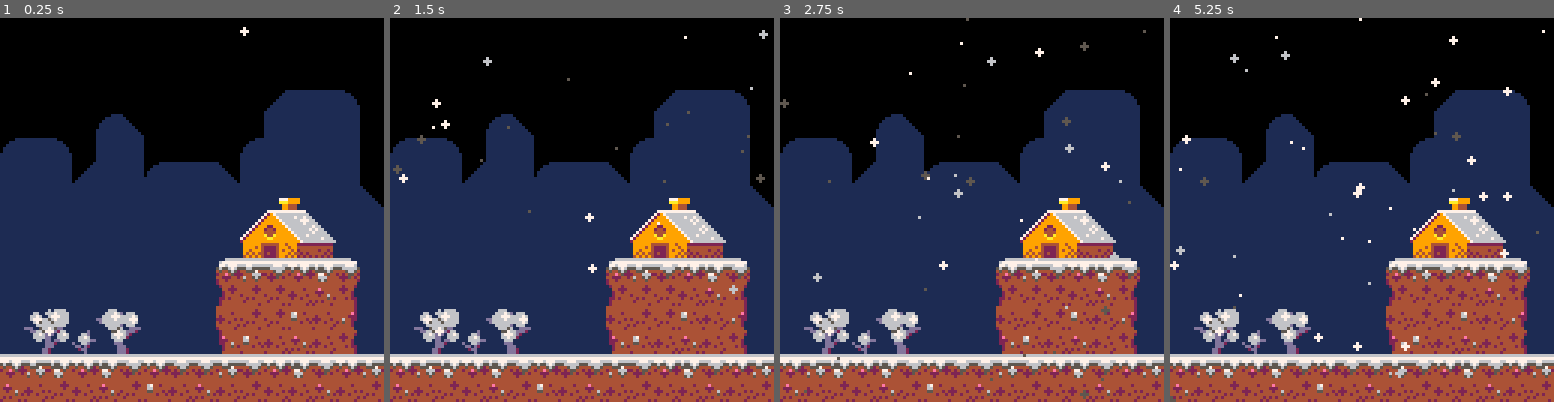
Above: before the commit, frames 1-4 (left to right).
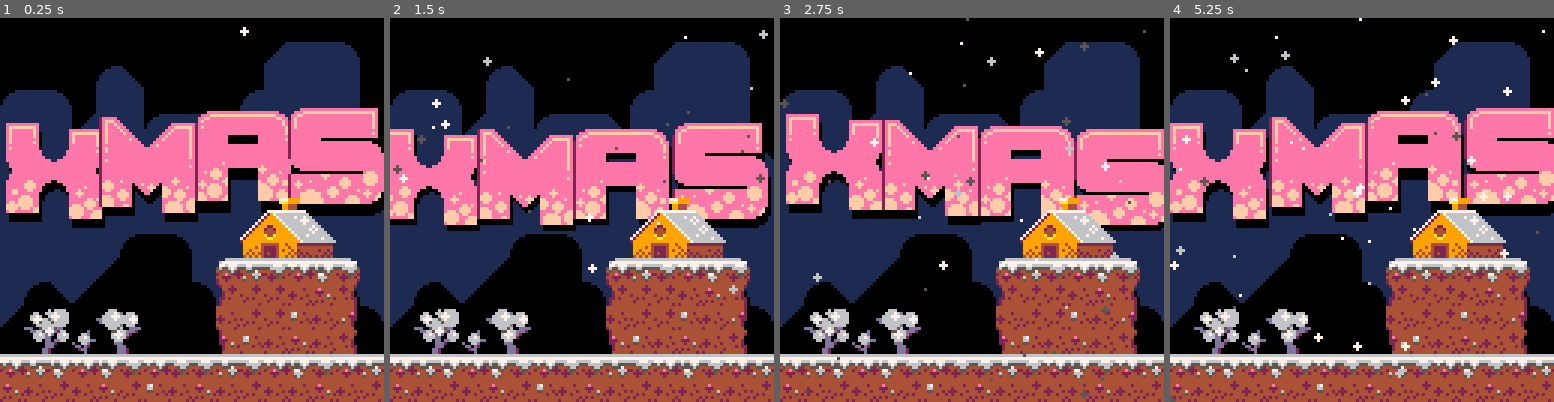
Above: after the commit, the same moments.

Repository: peippo/pico-8
Game: PICO-8 cartridge xmas/xmas.p8
Two runs of this game, one before a commit and one after it. Both use one fixed random seed, a clock stepped at 60 frames per second and the inputs below.
Inputs:
- Up to frame 1 (0.25 s): no input
- Up to frame 2 (1.5 s): no input
- Up to frame 3 (2.75 s): no input
- Up to frame 4 (5.25 s): no input

The runs differ from the first frame. In frame 1, 41% of the frame differs, in the area x 0-100%, y 6-88%; in frame 2, 41%; in frame 3, 40%; in frame 4, 41%.

Commit message:
Add logo

Diff:
--- a/xmas/src/0.init.lua
+++ b/xmas/src/0.init.lua
@@ -13,6 +13,13 @@
 
     --background
     map(16,0,0,0,16,16)
+
+    --middleground
+    pal(13, 0)
+    map(32,0,0,0,16,16)
+    pal()
+
+    draw_logo()
 
     --foreground
     map(0,0,0,0,16,16)
--- /dev/null
+++ b/xmas/src/2.logo.lua
@@ -0,0 +1,23 @@
+-- logo
+
+function draw_logo()
+    for i = 0, 4 do
+        t1 = t() * 30 + i * 4
+
+        -- shadow
+        x = i * 32 + cos(t1 / 90) * 3
+        y = 34 + cos(t1 / 50) * 3 + 3
+
+        pal(2, 0)
+        pal(14, 0)
+        pal(15, 0)
+        sspr(i * 32, 64, 32, 32, x + 1, y)
+        pal()
+
+        -- foreground
+        y = 34 + cos(t1 / 50) * 4
+
+        sspr(i * 32, 64, 32, 32, x, y)
+
+    end
+end
--- a/xmas/xmas.p8
+++ b/xmas/xmas.p8
@@ -16,6 +16,13 @@
 
     --background
     map(16,0,0,0,16,16)
+
+    --middleground
+    pal(13, 0)
+    map(32,0,0,0,16,16)
+    pal()
+
+    draw_logo()
 
     --foreground
     map(0,0,0,0,16,16)
@@ -65,6 +72,30 @@
     end
 end
 -->8
+-- logo
+
+function draw_logo()
+    for i = 0, 4 do
+        t1 = t() * 30 + i * 4
+
+        -- shadow
+        x = i * 32 + cos(t1 / 90) * 3
+        y = 34 + cos(t1 / 50) * 3 + 3
+
+        pal(2, 0)
+        pal(14, 0)
+        pal(15, 0)
+        sspr(i * 32, 64, 32, 32, x + 1, y)
+        pal()
+
+        -- foreground
+        y = 34 + cos(t1 / 50) * 4
+
+        sspr(i * 32, 64, 32, 32, x, y)
+
+    end
+end
+-->8
 -- utility functions
 
 function random(a, b)
@@ -136,20 +167,52 @@
 
 
 
+…(32 lines of a section not shown)…
 __map__
 0000000000000000000000000000000000000000000000000000000000000000000000000000000000000000000000000000000000000000000000000000000000000000000000000000000000000000000000000000000000000000000000000000000000000000000000000000000000000000000000000000000000000000
-0000000000000000000000000000000000000000000000000000000000000000000000000000000000000000000000000000000000000000000000000000000000000000000000000000000000000000000000000000000000000000000000000000000000000000000000000000000000000000000000000000000000000000
-0000000000000000000000000000000000000000000000000000000000000000000000000000000000000000000000000000000000000000000000000000000000000000000000000000000000000000000000000000000000000000000000000000000000000000000000000000000000000000000000000000000000000000
 0000000000000000000000000000000000000000000000000000001b1a1a0b00000000000000000000000000000000000000000000000000000000000000000000000000000000000000000000000000000000000000000000000000000000000000000000000000000000000000000000000000000000000000000000000000
-00000000000000000040000000000000000000000a1c00000000001a1a1a1a00000000000000000000000000000000000000000000000000000000000000000000000000000000000000000000000000000000000000000000000000000000000000000000000000000000000000000000000000000000000000000000000000
+00000000000000000000000000000000000000000a1c00000000001a1a1a1a00000000000000000000000000000000000000000000000000000000000000000000000000000000000000000000000000000000000000000000000000000000000000000000000000000000000000000000000000000000000000000000000000
 000000000000000000000000000000000a1a0b001a1a000000000a1a1a1a1a00000000000000000000000000000000000000000000000000000000000000000000000000000000000000000000000000000000000000000000000000000000000000000000000000000000000000000000000000000000000000000000000000
-000000000000000000000000000000001a1a1a1b1a1a0a1a1a1c1a1a1a1a1a00000000000000000000000000000000000000000000000000000000000000000000000000000000000000000000000000000000000000000000000000000000000000000000000000000000000000000000000000000000000000000000000000
-000000000000000000000051520000001a1a1a1a1a1a1a1a1a1a1a1a1a1a1a1c000000000000000000000000000000000000000000000000000000000000000000000000000000000000000000000000000000000000000000000000000000000000000000000000000000000000000000000000000000000000000000000000
+000000000000000000400000000000001a1a1a1b1a1a0a1a1a1c1a1a1a1a1a00000000000000000000000000000000000000000000000000000000000000000000000000000000000000000000000000000000000000000000000000000000000000000000000000000000000000000000000000000000000000000000000000
+000000000000000000000000000000001a1a1a1a1a1a1a1a1a1a1a1a1a1a1a1c000000000000000000000000000000000000000000000000000000000000000000000000000000000000000000000000000000000000000000000000000000000000000000000000000000000000000000000000000000000000000000000000
+000000000000000000000000000000001a1a1a1a1a1a1a1a1a1a1a1a1a1a1a1a000000000000000000000000000000000000000000000000000000000000000000000000000000000000000000000000000000000000000000000000000000000000000000000000000000000000000000000000000000000000000000000000
+000000000000000000000051520000001a1a1a1a1a1a1a1a1a1a1a1a1a1a1a1a000000000000000000000000000000000000000000000000000000000000000000000000000000000000000000000000000000000000000000000000000000000000000000000000000000000000000000000000000000000000000000000000
 000000000000000000006061626300001a1a1a1a1a1a1a1a1a1a1a1a1a1a1a1a000000000000000000000000000000000000000000000000000000000000000000000000000000000000000000000000000000000000000000000000000000000000000000000000000000000000000000000000000000000000000000000000
-000000000000000000007071727300001a1a1a1a1a1a1a1a1a1a1a1a1a1a1a1a000000000000000000000000000000000000000000000000000000000000000000000000000000000000000000000000000000000000000000000000000000000000000000000000000000000000000000000000000000000000000000000000
-000000000000000000220504020323001a1a1a1a1a1a1a1a1a1a1a1a1a1a1a1a000000000000000000000000000000000000000000000000000000000000000000000000000000000000000000000000000000000000000000000000000000000000000000000000000000000000000000000000000000000000000000000000
-000000000000000000241414121525001a1a1a1a1a1a1a1a1a1a1a1a1a1a1a1a000000000000000000000000000000000000000000000000000000000000000000000000000000000000000000000000000000000000000000000000000000000000000000000000000000000000000000000000000000000000000000000000
-000809000607000000121414131235001a1a1a1a1a1a1a1a1a1a1a1a1a1a1a1a000000000000000000000000000000000000000000000000000000000000000000000000000000000000000000000000000000000000000000000000000000000000000000000000000000000000000000000000000000000000000000000000
-001819261617000000341312151225001a1a1a1a1a1a1a1a1a1a1a1a1a1a1a1a000000000000000000000000000000000000000000000000000000000000000000000000000000000000000000000000000000000000000000000000000000000000000000000000000000000000000000000000000000000000000000000000
-020503020304020404050402030402051a1a1a1a1a1a1a1a1a1a1a1a1a1a1a1a000000000000000000000000000000000000000000000000000000000000000000000000000000000000000000000000000000000000000000000000000000000000000000000000000000000000000000000000000000000000000000000000
-151214121514131215121412121512141a1a1a1a1a1a1a1a1a1a1a1a1a1a1a1a000000000000000000000000000000000000000000000000000000000000000000000000000000000000000000000000000000000000000000000000000000000000000000000000000000000000000000000000000000000000000000000000
+000000000000000000007071727300001a1a1a1a1a1a1a1a1a1a1a1a1a1a1a1a00000000002a3a2b00000000000000000000000000000000000000000000000000000000000000000000000000000000000000000000000000000000000000000000000000000000000000000000000000000000000000000000000000000000
+000000000000000000220504020323001a1a1a1a1a1a1a1a1a1a1a1a1a1a1a1a000000003b3a3a3a00000000000000000000000000000000000000000000000000000000000000000000000000000000000000000000000000000000000000000000000000000000000000000000000000000000000000000000000000000000
+000000000000000000241414121525001a1a1a1a1a1a1a1a1a1a1a1a1a1a1a1a002a3c3b3a3a3a3a2b000000002a2b000000000000000000000000000000000000000000000000000000000000000000000000000000000000000000000000000000000000000000000000000000000000000000000000000000000000000000
+000809000607000000121414131235001a1a1a1a1a1a1a1a1a1a1a1a1a1a1a1a3b3a3a3a3a3a3a3a3a000000003a3a2b0000000000000000000000000000000000000000000000000000000000000000000000000000000000000000000000000000000000000000000000000000000000000000000000000000000000000000
+001819261617000000341312151225001a1a1a1a1a1a1a1a1a1a1a1a1a1a1a1a3a3a3a3a3a3a3a3a3a3c0000003a3a3a0000000000000000000000000000000000000000000000000000000000000000000000000000000000000000000000000000000000000000000000000000000000000000000000000000000000000000
+020503020304020404050402030402051a1a1a1a1a1a1a1a1a1a1a1a1a1a1a1a3a3a3a3a3a3a3a3a3a3a0000003a3a3a0000000000000000000000000000000000000000000000000000000000000000000000000000000000000000000000000000000000000000000000000000000000000000000000000000000000000000
+151214121514131215121412121512141a1a1a1a1a1a1a1a1a1a1a1a1a1a1a1a3a3a3a3a3a3a3a3a3a3a3a3a3a3a3a3a0000000000000000000000000000000000000000000000000000000000000000000000000000000000000000000000000000000000000000000000000000000000000000000000000000000000000000
Not shown, changed: 48 lines of the sprite sheet (__gfx__) section of xmas/xmas.p8
